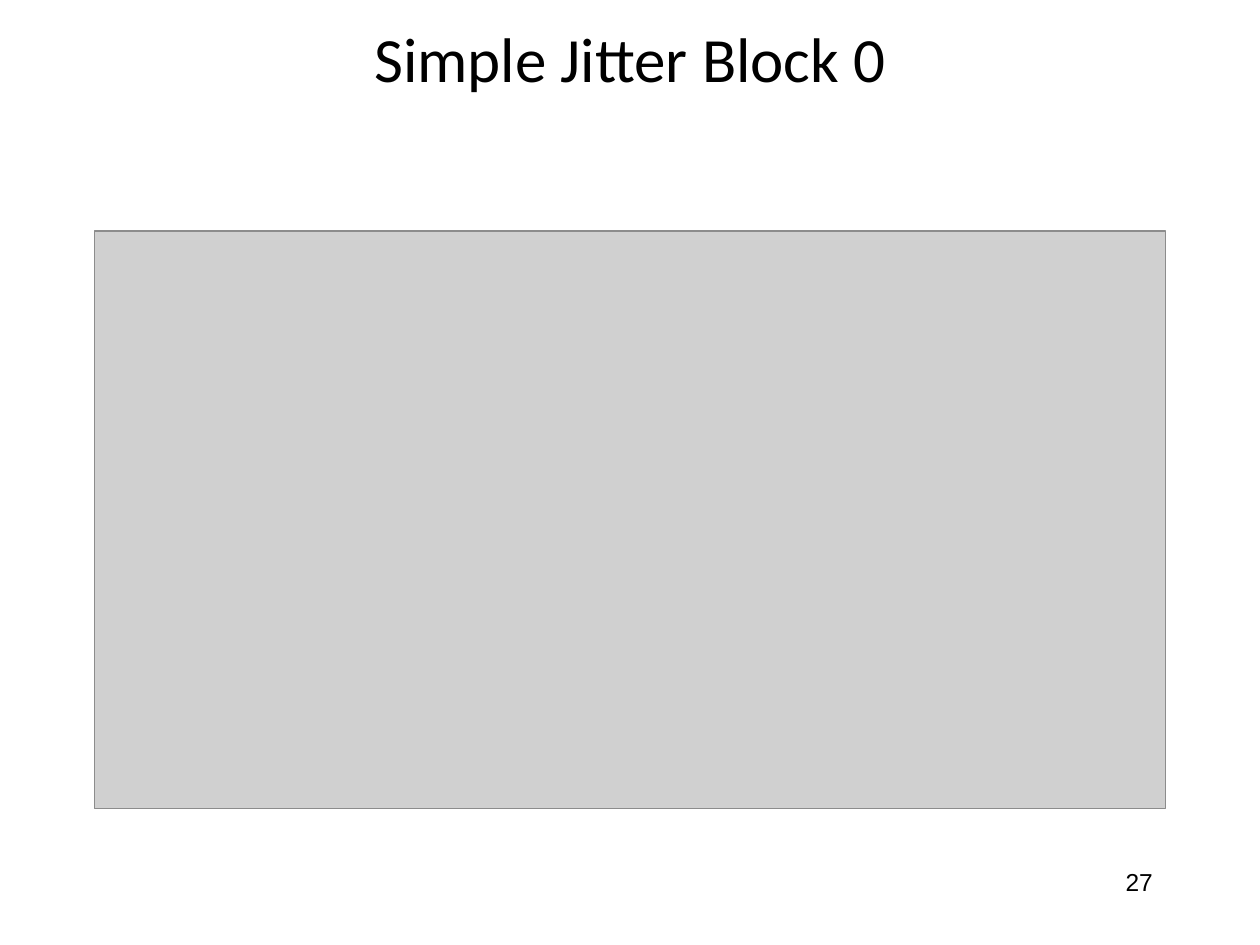
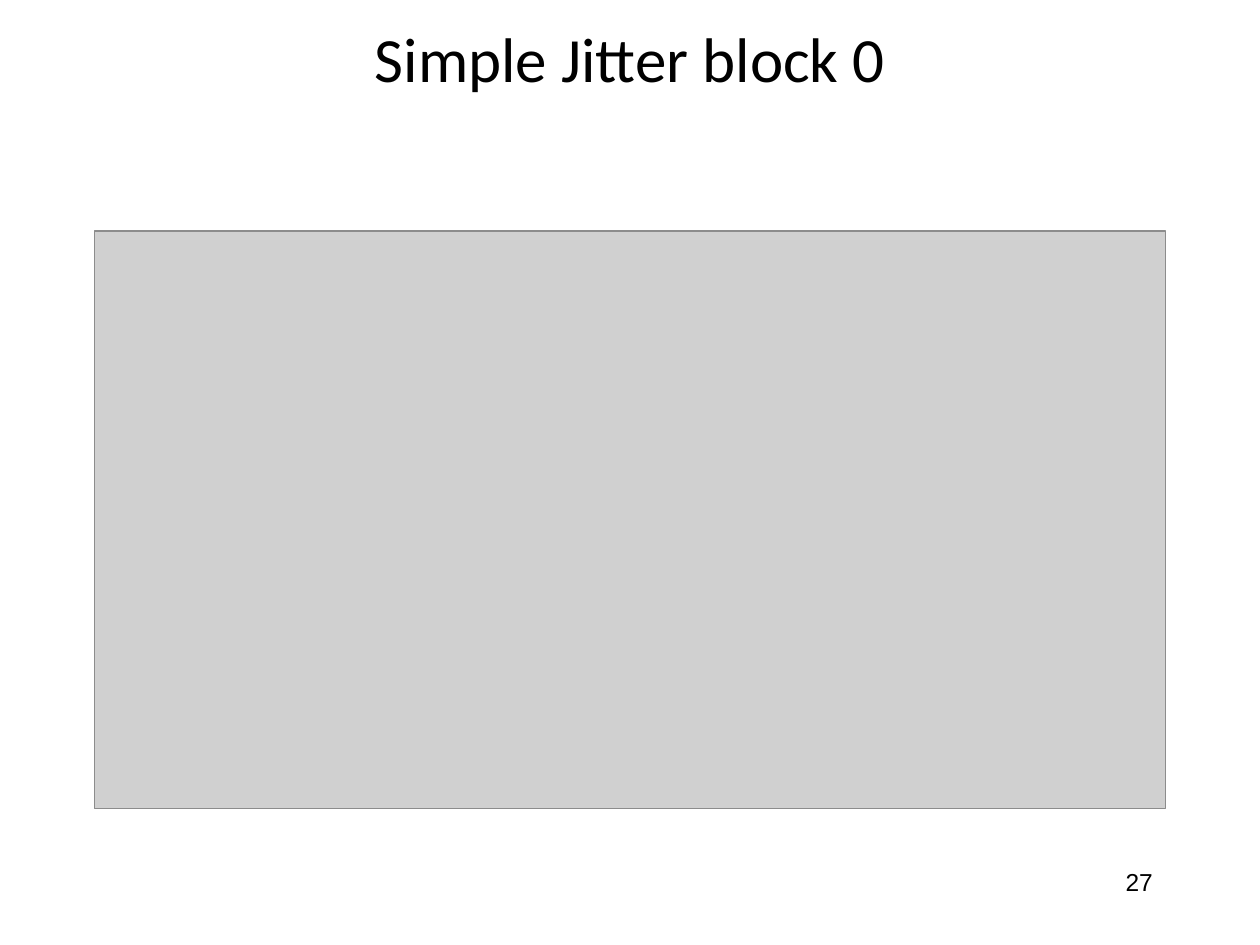
Before and after one commit to jlmucb/class_notes, a slide deck: slide 27 of BerkeleyClass/CS290Spring2013/Lectures/entropy_talk.pptx. Drawn at 1260x945 pixels with LibreOffice and Linux fonts; fonts in the diff are those of the drawing; grey boxes stand for pictures. Boxes give left, top, right and bottom in pixels: in the first picture for what was removed or moved away, otherwise in the second. Text is boxed around its words. In the diff, an @@ line names an element or a change of style, - is before the commit and + after.

```diff
--- a/BerkeleyClass/CS290Spring2013/Lectures/entropy_talk.pptx
+++ b/BerkeleyClass/CS290Spring2013/Lectures/entropy_talk.pptx
@@ title at box(375, 38, 885, 92): text changed @@
-Simple Jitter Block 0
+Simple Jitter block 0
```
Also in this commit, not shown: 23 other slides changed, 1 other file.
